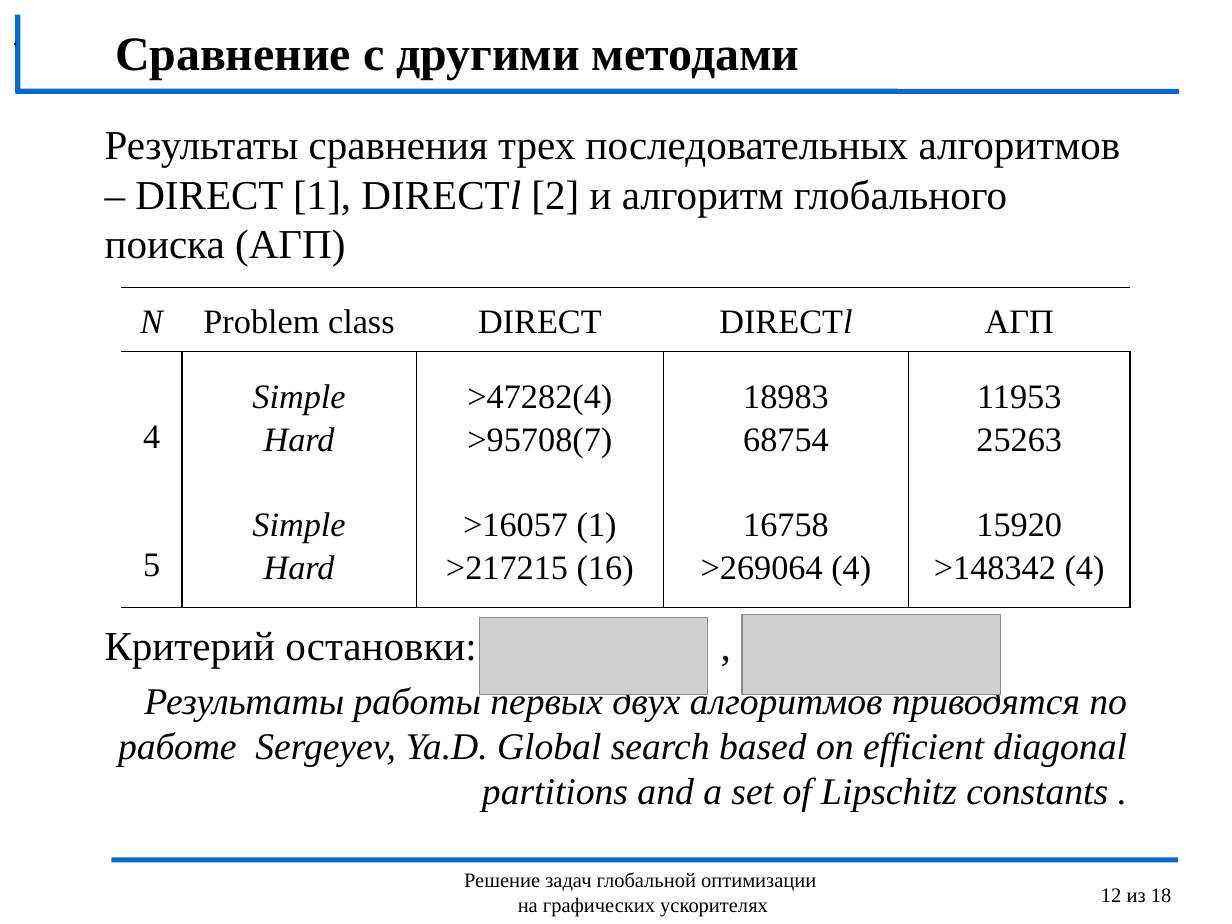
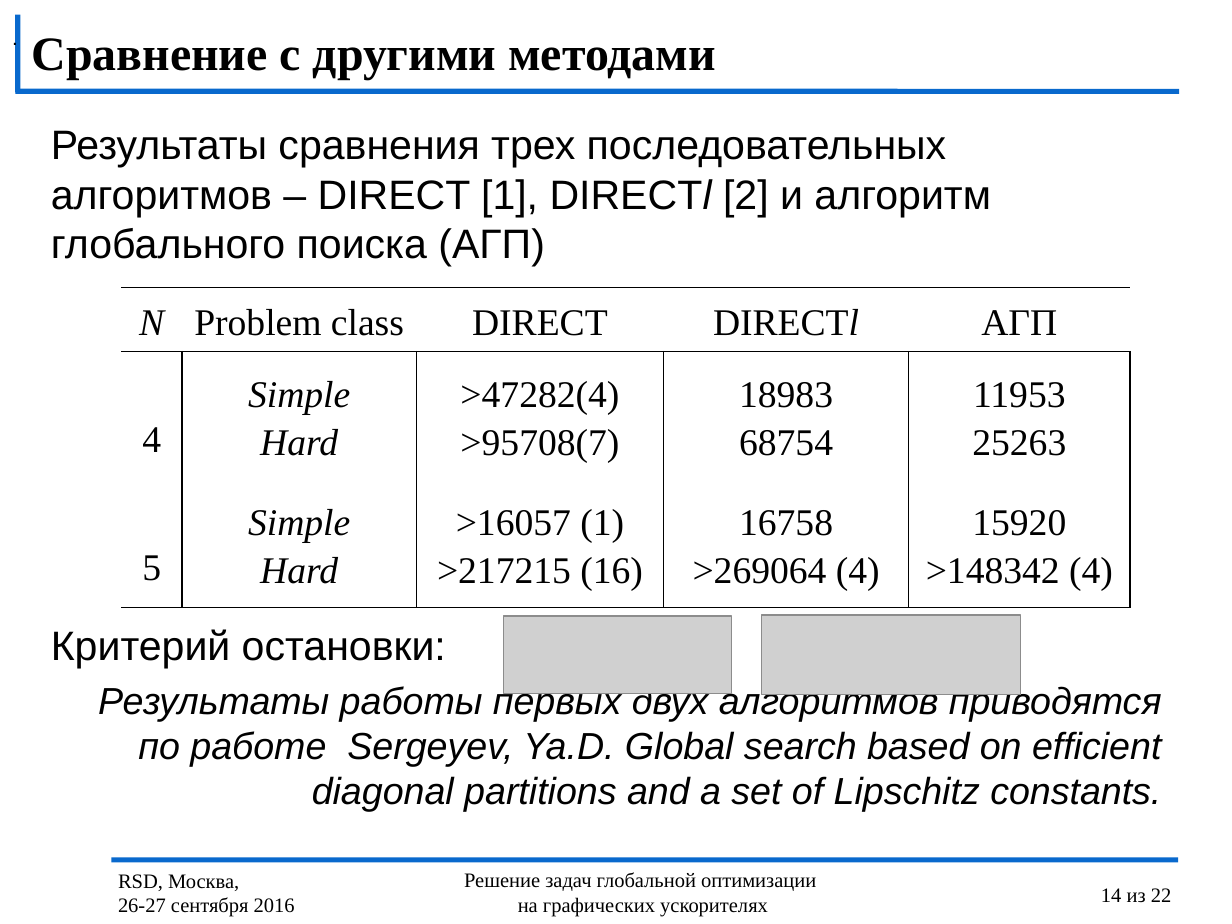
Before and after one commit to kabarkalov/GlobOptPapers, a slide deck: slide 14 of 2016/RSD/RSD_Lebedev.pptx (slide 12 before the commit). Drawn at 1232x924 pixels with LibreOffice and Linux fonts; fonts in the diff are those of the drawing; grey boxes stand for pictures; background and template pictures are left out. Boxes give left, top, right and bottom in pixels: in the first picture for what was removed or moved away, otherwise in the second. Text is boxed around its words. In the diff, an @@ line names an element or a change of style, - is before the commit and + after.

```diff
--- a/2016/RSD/RSD_Lebedev.pptx
+++ b/2016/RSD/RSD_Lebedev.pptx
@@ title "Сравнение с другими методами": place and size @@
-title "Сравнение с другими методами" at (115, 38, 800, 80)
+title "Сравнение с другими методами" at (32, 38, 716, 80)
@@ text "Результаты сравнения трех последовательных алгоритмов ...": place and size @@
-text "Результаты сравнения трех последовательных алгоритмов ..." at (105, 132, 1127, 812)
+text "Результаты сравнения трех последовательных алгоритмов ..." at (51, 130, 1162, 811)
@@ text at (51, 130, 990, 669): font Times New Roman to Arial in "Результаты сравнения трех последовательных алгоритмов – DIRE ...", "Критерий остановки: ," @@
@@ table at (121, 287, 1130, 607) @@
@@ size 20 to 22 pt @@
@@ picture: place and size @@
-picture at (479, 617, 707, 695)
+picture at (504, 616, 732, 694)
@@ picture: place and size @@
-picture at (742, 615, 1000, 695)
+picture at (761, 615, 1020, 695)
@@ text at (98, 684, 1162, 811): text changed; font Times New Roman to Arial @@
-Результаты работы первых двух алгоритмов приводятся по работе Sergeyev, Ya.D. Global search based on efficient diagonal partitions and a set of Lipschitz constants .
+Результаты работы первых двух алгоритмов приводятся по работе Sergeyev, Ya.D. Global search based on efficient diagonal partitions and a set of Lipschitz constants.
@@ text added at (118, 874, 295, 917), 12 pt, text #000000 @@
+RSD, Москва,
+26-27 сентября 2016
@@ page number at (1101, 888, 1172, 903): text changed @@
-12 из 18
+14 из 22
```
Also in this commit, not shown: 17 other slides changed, 4 slides added.
